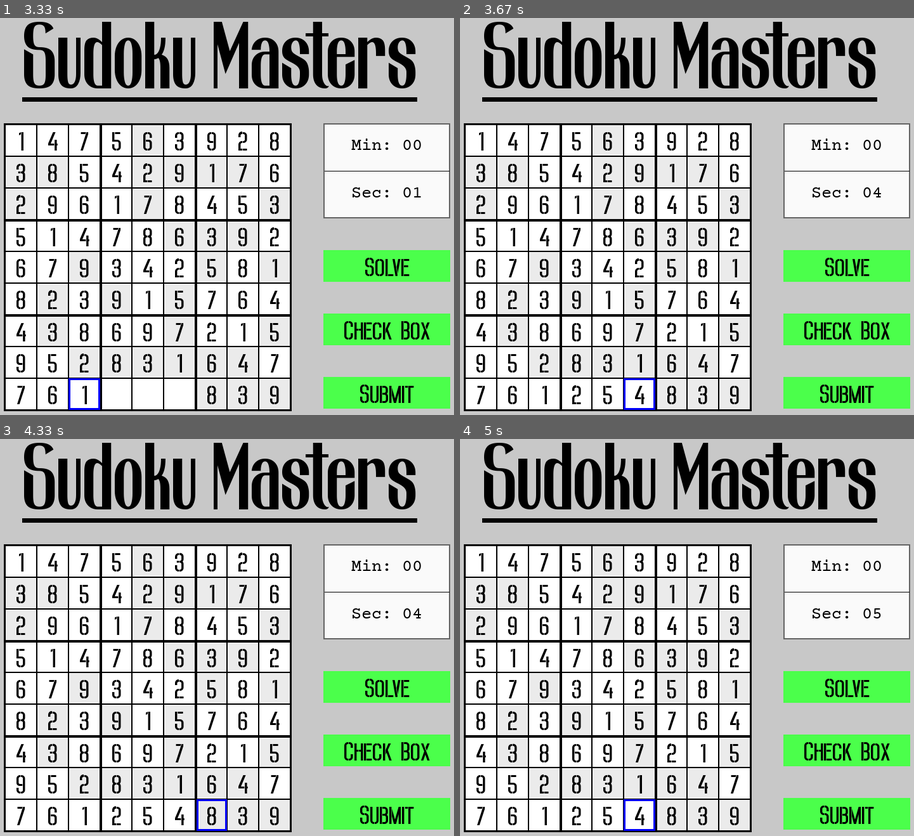
Above: before the commit, frames 1-4 (two rows, left to right).
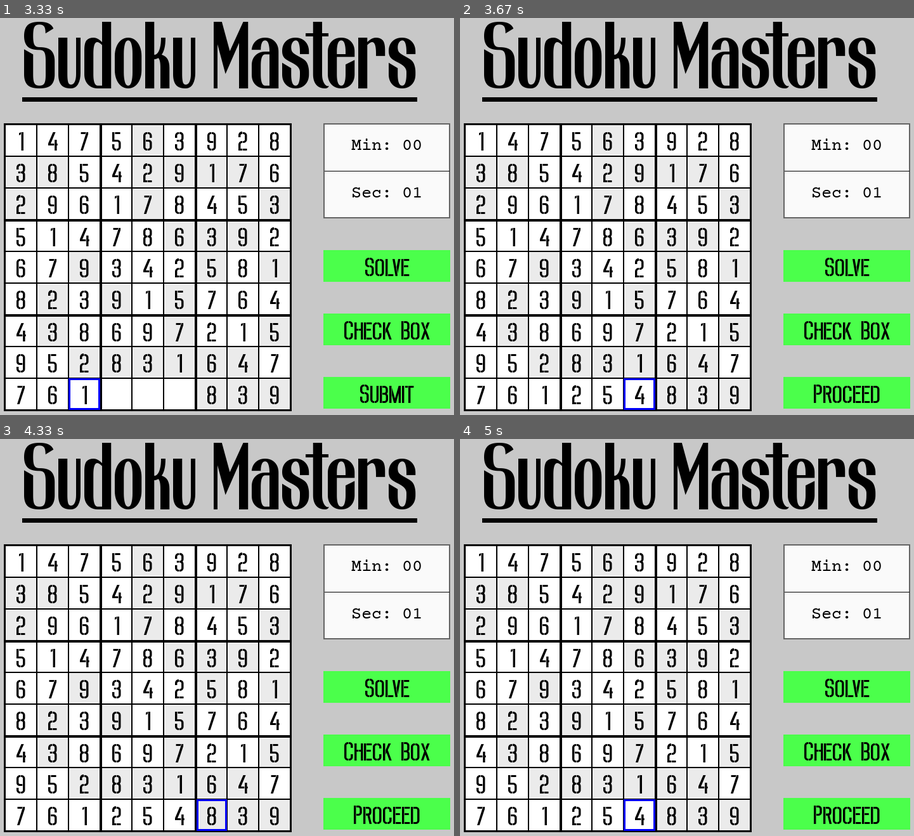
Above: after the commit, the same moments.

Repository: aditya-sahai/Sudoku-Game
Game: pygame game, started from GameWindow.py
Two runs of this game, one before a commit and one after it. Both use one fixed random seed, a clock stepped at 60 frames per second and the inputs below.
Inputs (mouse positions are in pixels of both pictures, inside the frame that each line leads up to):
- Up to frame 1 (3.33 s): hold 1 0.33-0.8 s; hold Right 0.33-0.8 s; press the mouse at (86, 268) at 0.87 s; move the mouse to (245, 268) at 0.97 s; release the mouse at (404, 272) at 1.1 s; press the mouse at (385, 327) at 1.2 s; move the mouse to (213, 268) at 1.3 s; release the mouse at (45, 208) at 1.43 s; click "Submit" at 1.55 s; press the mouse at (385, 264) at 1.87 s; move the mouse to (286, 319) at 1.97 s; release the mouse at (181, 375) at 2.1 s; click "Solve" at 2.72 s; press the mouse at (385, 327) at 3.03 s; move the mouse to (286, 355) at 3.13 s; release the mouse at (186, 387) at 3.27 s
- Up to frame 2 (3.67 s): hold Up 3.33-3.63 s; tap 7 at 3.48 s
- Up to frame 3 (4.33 s): press the mouse at (385, 748) at 3.7 s; move the mouse to (295, 613) at 3.8 s; release the mouse at (204, 474) at 3.93 s; hold Right from 4 s (still down); tap 1 at 4.15 s
- Up to frame 4 (5 s): release Right at 4.47 s; hold Left from 4.5 s (still down); tap 7 at 4.65 s

Frame 1 is identical in both runs. In frame 2, 0.4% of the frame differs, in the area x 77-93%, y 42-97%; in frame 3, 0.4%; in frame 4, 0.4%.

Commit message:
Finishing Game Window

Diff:
--- a/GameWindow.py
+++ b/GameWindow.py
@@ -165,7 +165,7 @@
             is_hovering = True
 
         return {
-            "is-pressed": mouse_is_pressed and not self.is_solving and is_hovering,
+            "is-pressed": mouse_is_pressed and is_hovering,
             "color": color,
         }
 
@@ -173,14 +173,6 @@
         """Draws the game window."""
 
         self.settings.win.fill(self.settings.BACKGROUND_COLOR)
-
-        if not self.is_solving:
-            self.elapsed_time = round(time.time() - self.sudoku_start_time)
-            self.elapsed_minutes = str(int(self.elapsed_time // 60))
-            self.elapsed_minutes = f"{'0' * (2 - len(self.elapsed_minutes))}{self.elapsed_minutes}"
-
-            self.elapsed_seconds = str(self.elapsed_time - (int(self.elapsed_minutes) * 60))
-            self.elapsed_seconds = f"{'0' * (2 - len(self.elapsed_seconds))}{self.elapsed_seconds}"
 
         self.draw_sudoku()
         self.settings.win.blit(self.sudoku_surface, (self.settings.SUDOKU_X, self.settings.SUDOKU_Y))
@@ -196,7 +188,14 @@
         self.draw_utility_box(self.settings.TIME_BOX_RECT, self.settings.TIME_BOX_COLOR, str(self.elapsed_time))
         self.draw_utility_box(self.settings.SOLVE_BOX_RECT, self.settings.SOLVE_BOX_COLOR, "Solve")
         self.draw_utility_box(self.settings.CHECK_BOX_RECT, self.settings.CHECK_BOX_COLOR, "Check Box")
-        self.draw_utility_box(self.settings.SUBMIT_BOX_RECT, self.settings.SUBMIT_BOX_COLOR, "Submit")
+
+        if not self.is_solved:
+            submit_button_text = "Submit"
+
+        else:
+            submit_button_text = "Proceed"
+
+        self.draw_utility_box(self.settings.SUBMIT_BOX_RECT, self.settings.SUBMIT_BOX_COLOR, submit_button_text)
 
     def event_loop(self):
         """The event loop for events like closing he window."""
@@ -391,6 +390,14 @@
             self.event_loop()
             self.make_sudoku_mouse_responsive()
 
+            if not self.is_solving and not self.is_solved:
+                self.elapsed_time = round(time.time() - self.sudoku_start_time)
+                self.elapsed_minutes = str(int(self.elapsed_time // 60))
+                self.elapsed_minutes = f"{'0' * (2 - len(self.elapsed_minutes))}{self.elapsed_minutes}"
+
+                self.elapsed_seconds = str(self.elapsed_time - (int(self.elapsed_minutes) * 60))
+                self.elapsed_seconds = f"{'0' * (2 - len(self.elapsed_seconds))}{self.elapsed_seconds}"
+
             solve_mouse_status = self.make_buttons_responsive(self.settings.SOLVE_BOX_RECT)
             check_box_mouse_status = self.make_buttons_responsive(self.settings.CHECK_BOX_RECT)
             submit_mouse_status = self.make_buttons_responsive(self.settings.SUBMIT_BOX_RECT)
@@ -405,13 +412,26 @@
                 self.restore_grid()
                 self.solve()
                 self.is_solved = True
+                self.computer_solved = True
                 self.is_solving = False
+
+            elif submit_mouse_status["is-pressed"] and self.is_solved:
+
+                # pygame.quit()
+
+                return {
+                    "computer-solved": self.computer_solved,
+                    "secs": self.elapsed_seconds,
+                    "mins": self.elapsed_minutes,
+                }
 
             if check_box_mouse_status["is-pressed"] and self.SudokuGenerator.grid[self.selected_row][self.selected_col]["can-change"]:
                 self.check_box_change_colors()
 
             if submit_mouse_status["is-pressed"]:
                 solved_status = self.check_submitted_sudoku()
+                if solved_status:
+                    self.computer_solved = False
 
             if not self.is_solved:
                 self.update_grid()
@@ -435,4 +455,5 @@
     settings = PygameConfig()
 
     Game = GameWindow("medium", settings)
-    Game.main()
+    game_data = Game.main()
+    # print(game_data)
